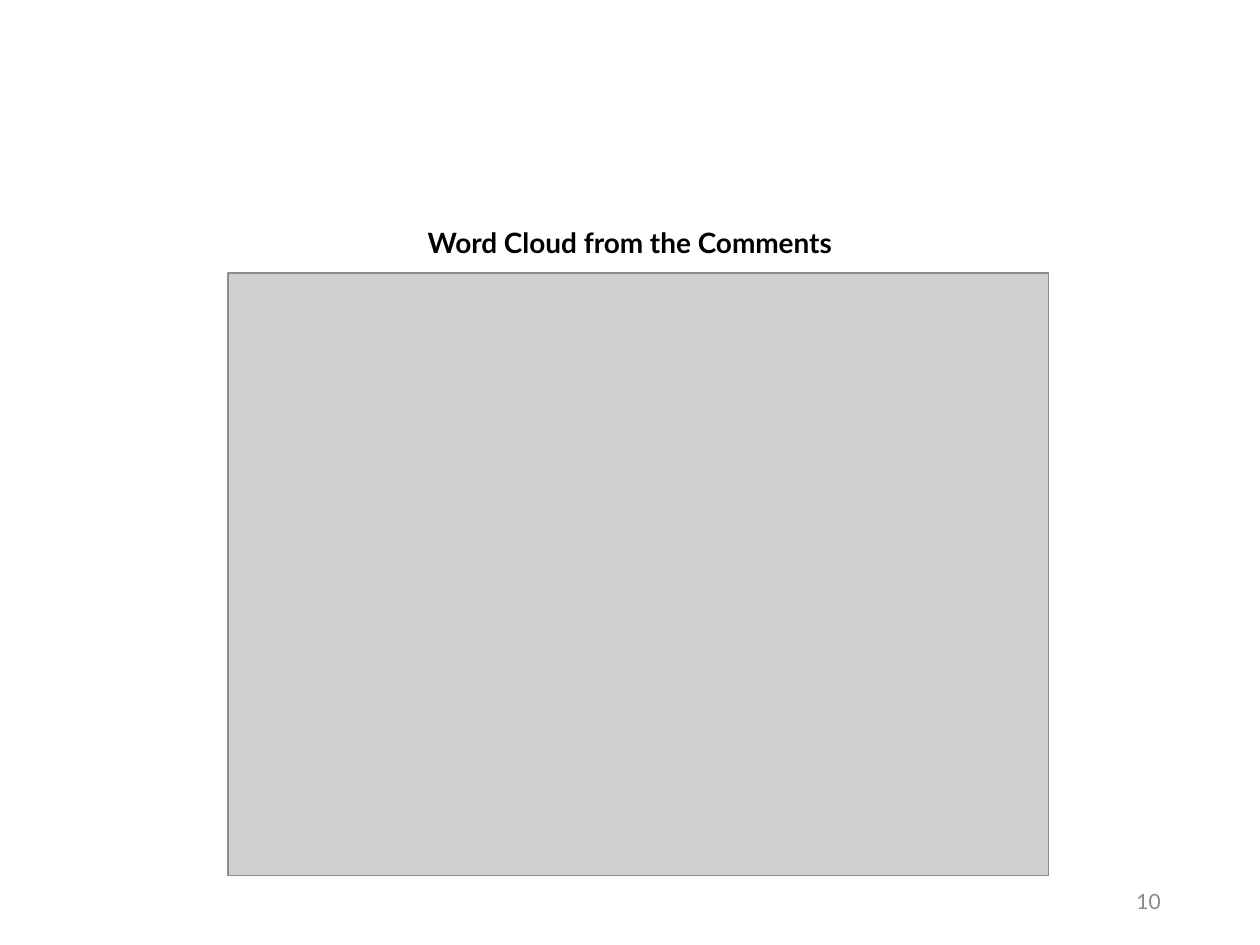
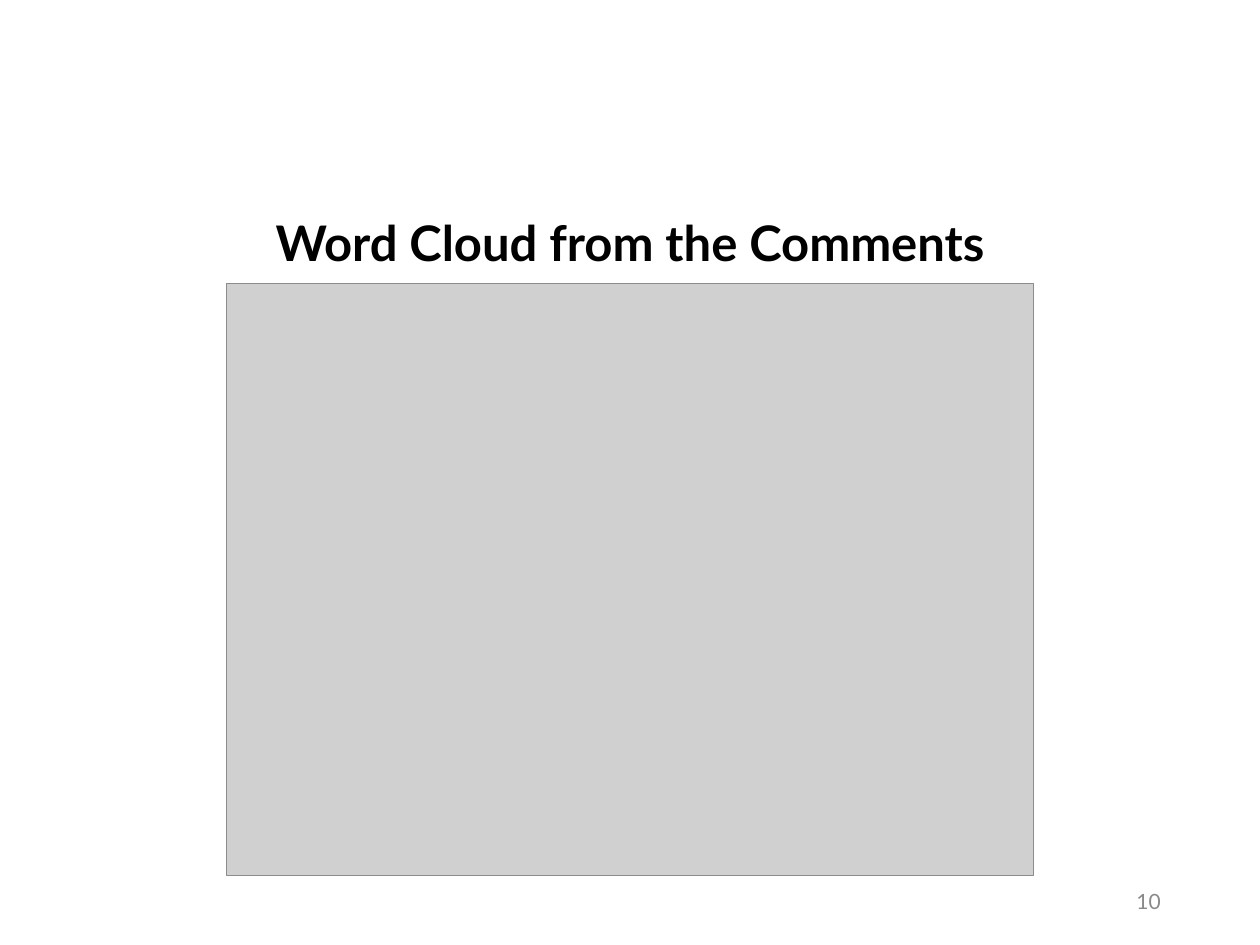
Before and after one commit to alexandrlagornii/UFO-Analysis, a slide deck: slide 10 of article-and-presentation/Lagornii_IA-213_UFO_Presentation.pptx. Drawn at 1260x945 pixels with LibreOffice and Linux fonts; fonts in the diff are those of the drawing; grey boxes stand for pictures; background and template pictures are left out. Boxes give left, top, right and bottom in pixels: in the first picture for what was removed or moved away, otherwise in the second. Text is boxed around its words. In the diff, an @@ line names an element or a change of style, - is before the commit and + after.

```diff
--- a/article-and-presentation/Lagornii_IA-213_UFO_Presentation.pptx
+++ b/article-and-presentation/Lagornii_IA-213_UFO_Presentation.pptx
@@ text "Word Cloud from the Comments" at (x1=276, y1=224, x2=984, y2=262): size 16 to 28 pt @@
@@ picture resized from (x1=228, y1=273, x2=1048, y2=876) to (x1=227, y1=284, x2=1033, y2=876) @@
```
Also in this commit, not shown: 4 other slides changed, 3 slides added, 1 slide removed, 4 other files.
